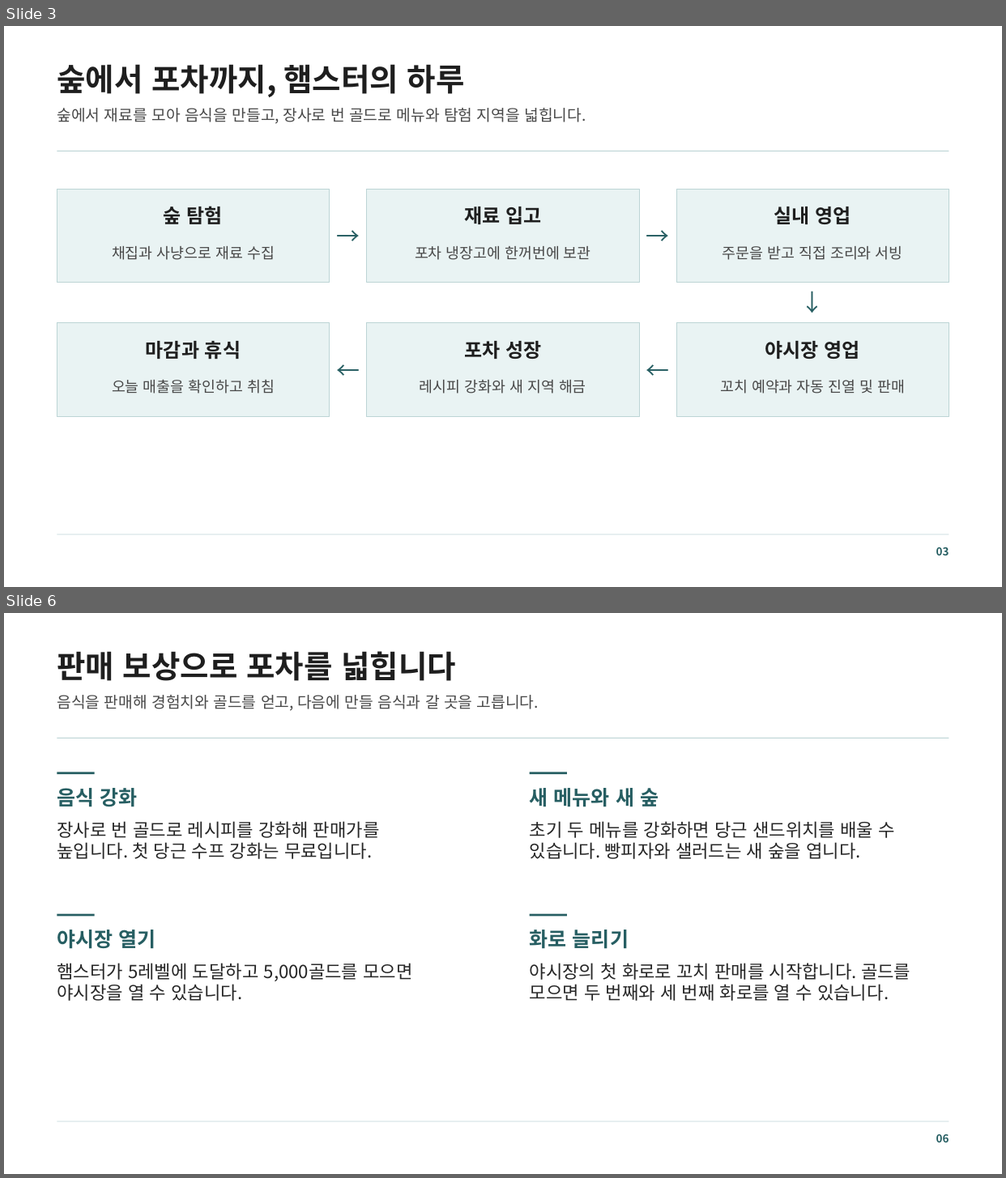
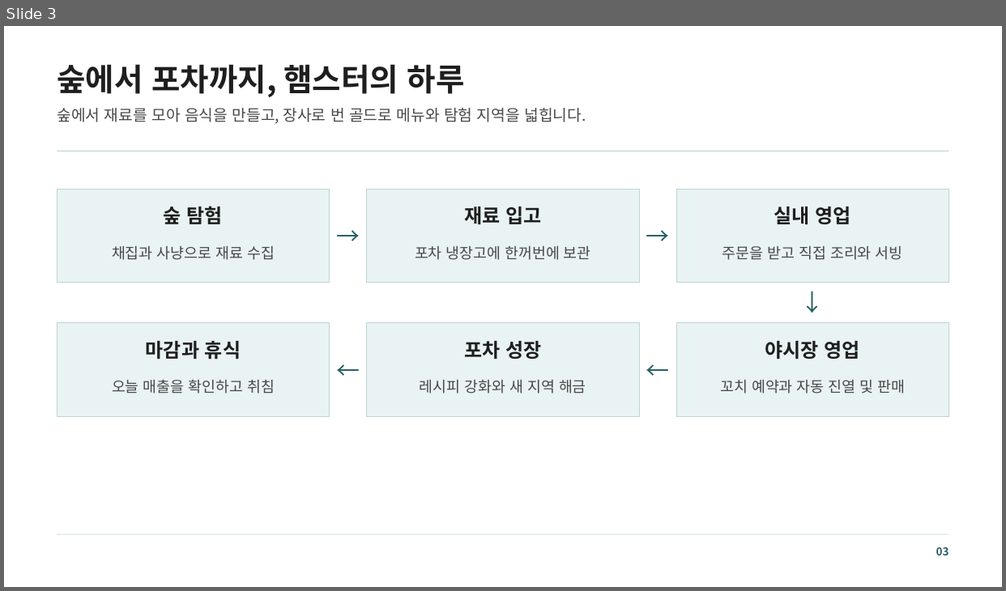
Before and after one commit to mjoon31/mjoon31, a slide deck: docs/assets/resources/ham-pocha/introduction.pptx. Shown one above the other, each under a label of ours: slides 3 and 6 before the commit, slide 3 after it; the slides between them are not shown. The pictures are 1006x1178 and 1006x591 pixels, drawn with LibreOffice and Linux fonts; fonts in the diff are those of the drawing. Boxes give left, top, right and bottom in pixels: in the first picture for what was removed or moved away, otherwise in the second. Text is boxed around its words. In the diff, an @@ line names an element or a change of style, - is before the commit and + after.

```diff
--- a/docs/assets/resources/ham-pocha/introduction.pptx
+++ b/docs/assets/resources/ham-pocha/introduction.pptx
@@ slide 6 removed at (x1=4, y1=613, x2=1002, y2=1174), background #FFFFFF @@
@@ text removed at (x1=57, y1=651, x2=456, y2=681) @@
-판매 보상으로 포차를 넓힙니다
@@ text removed at (x1=57, y1=695, x2=539, y2=711) @@
-음식을 판매해 경험치와 골드를 얻고, 다음에 만들 음식과 갈 곳을 고릅니다.
@@ rectangle removed at (x1=57, y1=738, x2=949, y2=739) @@
@@ rectangle removed at (x1=57, y1=772, x2=95, y2=774) @@
@@ rectangle removed at (x1=530, y1=772, x2=567, y2=774) @@
@@ text removed at (x1=57, y1=788, x2=138, y2=807) @@
-음식 강화
@@ text removed at (x1=530, y1=788, x2=658, y2=807) @@
-새 메뉴와 새 숲
@@ text removed at (x1=57, y1=821, x2=380, y2=859) @@
-장사로 번 골드로 레시피를 강화해 판매가를
-높입니다. 첫 당근 수프 강화는 무료입니다.
@@ text removed at (x1=530, y1=821, x2=895, y2=859) @@
-초기 두 메뉴를 강화하면 당근 샌드위치를 배울 수 있습니다. 빵피자와 샐러드는 새 숲을 엽니다.
@@ rectangle removed at (x1=57, y1=914, x2=95, y2=916) @@
@@ rectangle removed at (x1=530, y1=914, x2=567, y2=916) @@
@@ text removed at (x1=57, y1=930, x2=156, y2=949) @@
-야시장 열기
@@ text removed at (x1=530, y1=930, x2=629, y2=949) @@
-화로 늘리기
@@ text removed at (x1=57, y1=963, x2=413, y2=1001) @@
-햄스터가 5레벨에 도달하고 5,000골드를 모으면
-야시장을 열 수 있습니다.
@@ text removed at (x1=530, y1=963, x2=910, y2=1001) @@
-야시장의 첫 화로로 꼬치 판매를 시작합니다. 골드를 모으면 두 번째와 세 번째 화로를 열 수 있습니다.
@@ rectangle removed at (x1=57, y1=1122, x2=949, y2=1122) @@
@@ text removed at (x1=936, y1=1135, x2=949, y2=1143) @@
-06
```
Also in this commit, not shown: 4 slides changed, 6 slides added, 3 other slides removed, 6 other files.
